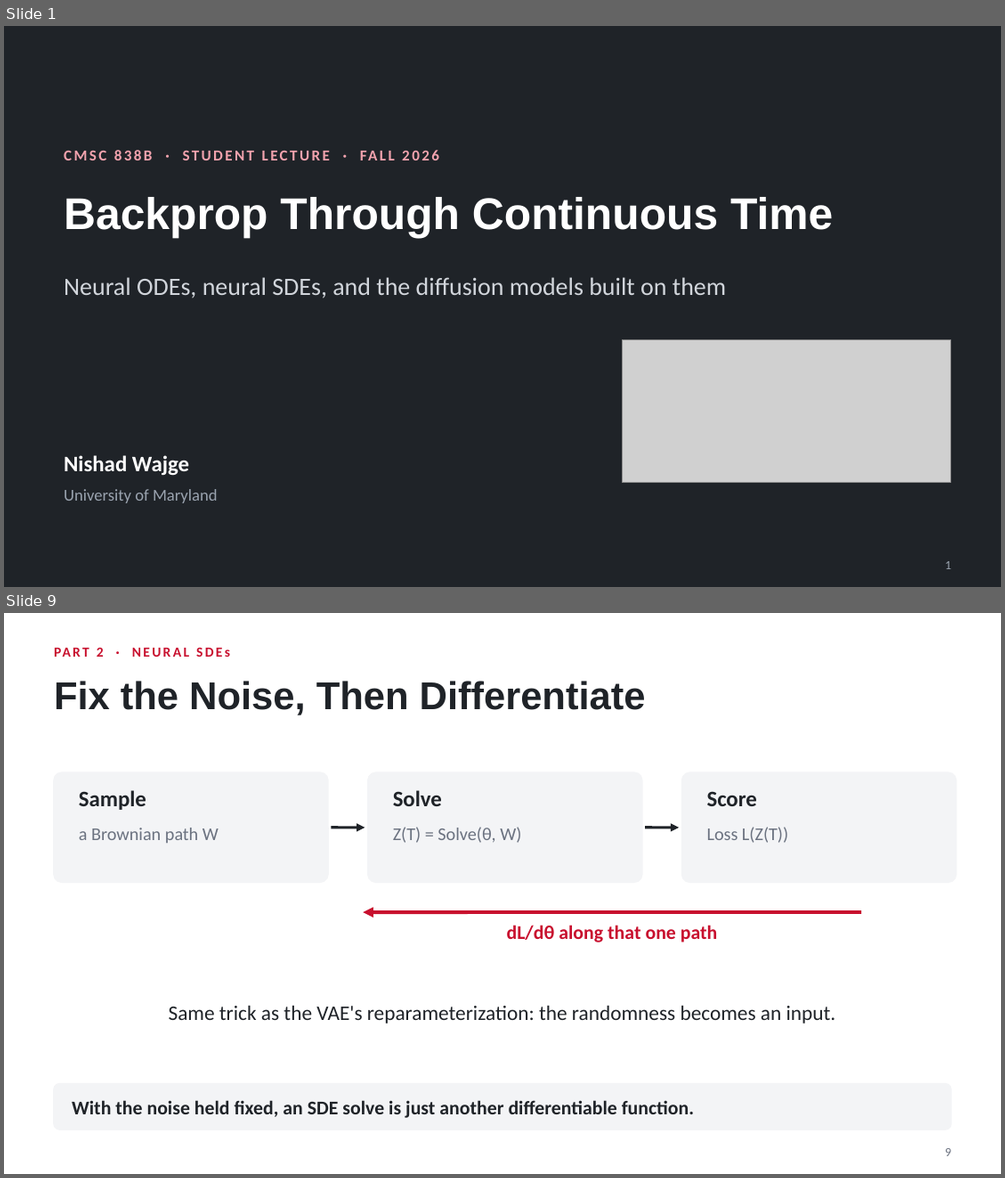
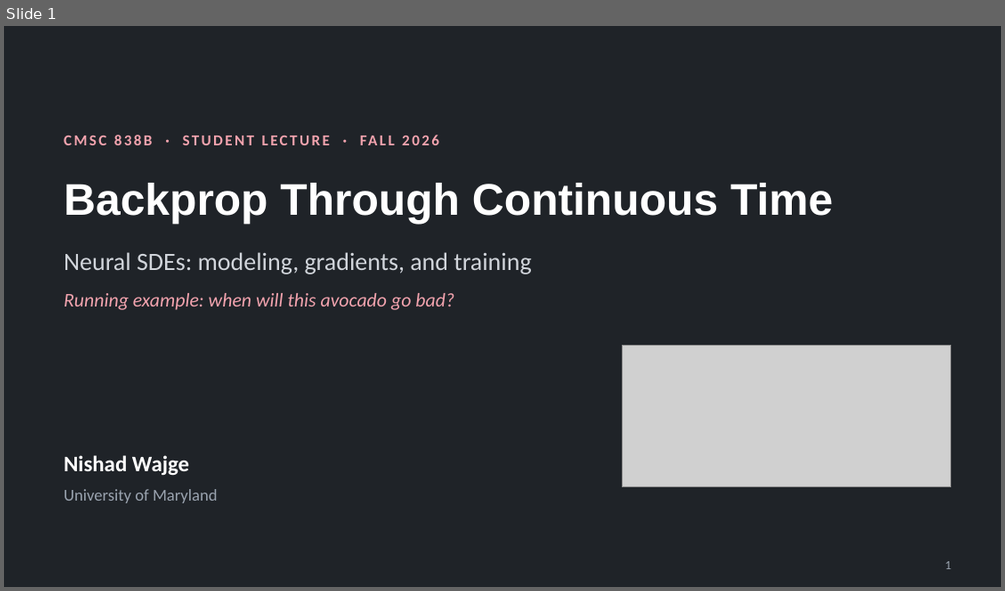
Before and after one commit to nishadw/neural-sde, a slide deck: lecture/neural_sde_lecture.pptx. Shown one above the other, each under a label of ours: slides 1 and 9 before the commit, slide 1 after it; the slides between them are not shown. The pictures are 1005x1178 and 1005x591 pixels, drawn with LibreOffice and Linux fonts; fonts in the diff are those of the drawing; grey boxes stand for pictures. Boxes give left, top, right and bottom in pixels: in the first picture for what was removed or moved away, otherwise in the second. Text is boxed around its words. In the diff, an @@ line names an element or a change of style, - is before the commit and + after.

```diff
--- a/lecture/neural_sde_lecture.pptx
+++ b/lecture/neural_sde_lecture.pptx
@@ slide 9 removed at [4,613,1001,1174], background #FFFFFF @@
@@ text removed at [97,648,104,657] @@
-PART 2 · NEURAL SDEs
@@ title removed at [54,681,646,715] @@
-Fix the Noise, Then Differentiate
@@ rounded rectangle removed at [54,772,328,882] @@
@@ rounded rectangle removed at [368,772,642,882] @@
@@ rounded rectangle removed at [682,772,956,882] @@
@@ text removed at [79,790,146,810] @@
-Sample
@@ text removed at [393,790,442,806] @@
-Solve
@@ text removed at [707,791,757,806] @@
-Score
@@ text removed at [79,827,218,843] @@
-a Brownian path W
@@ arrow removed from (331, 827) to (364, 827) @@
@@ text removed at [393,827,521,843] @@
-Z(T) = Solve(θ, W)
@@ arrow removed from (645, 827) to (679, 827) @@
@@ text removed at [707,827,788,843] @@
-Loss L(Z(T))
@@ arrow removed from (861, 912) to (363, 912) @@
@@ text removed at [507,925,717,942] @@
-dL/dθ along that one path
@@ text removed at [169,1005,836,1023] @@
-Same trick as the VAE's reparameterization: the randomness becomes an input.
@@ rounded rectangle removed at [54,1084,951,1129] @@
@@ text removed at [72,1100,694,1118] @@
-With the noise held fixed, an SDE solve is just another differentiable function.
@@ page number removed at [945,1148,951,1156] @@
-9
@@ slide 1 changed as well @@
@@ text "CMSC 838B · STUDENT LECTURE ...": place and size @@
-text "CMSC 838B · STUDENT LECTURE ..." at [64,145,941,176]
+text "CMSC 838B · STUDENT LECTURE ..." at [64,131,941,160]
@@ text "Backprop Through Continuous Time": place and size @@
-text "Backprop Through Continuous Time" at [64,197,833,239]
+text "Backprop Through Continuous Time" at [64,183,833,224]
@@ text at [64,252,531,274]: text changed @@
-Neural ODEs, neural SDEs, and the diffusion models built on them
+Neural SDEs: modeling, gradients, and training
@@ text added at [64,293,454,310], 14 pt, text #F2A3AE, italic @@
+Running example: when will this avocado go bad?
@@ picture: place and size @@
-picture at [622,340,951,483]
+picture at [622,345,951,488]
```
Also in this commit, not shown: 4 other slides changed, 21 slides added, 11 other slides removed, 4 other files.
